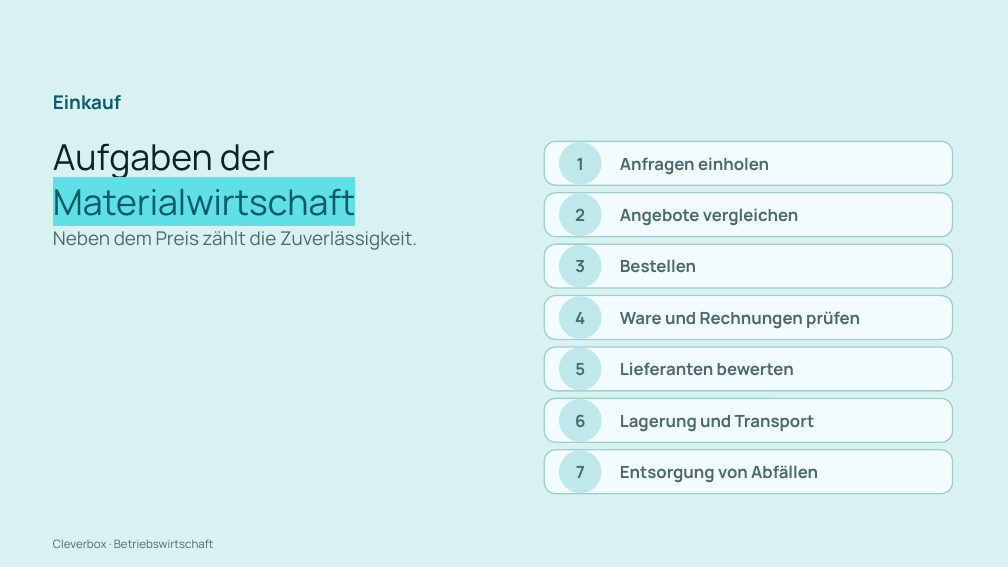
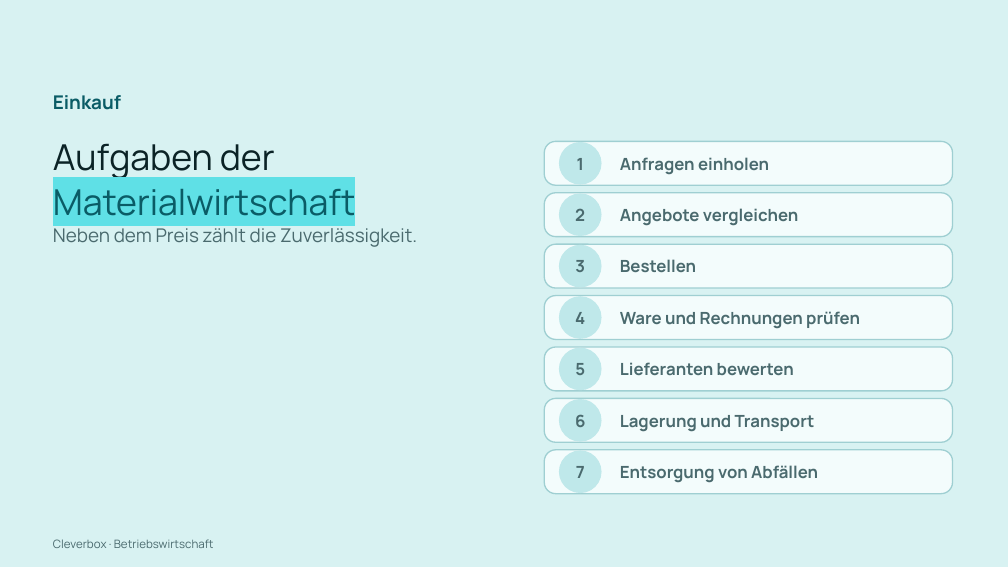
Before and after one commit to arminheske/claudecloud, a slide deck: slide 16 of videoslides/cleverbox-abwicklung-kauf-slides.pptx. Drawn at 1008x567 pixels with LibreOffice and Linux fonts; fonts in the diff are those of the drawing. Boxes give left, top, right and bottom in pixels: in the first picture for what was removed or moved away, otherwise in the second. Text is boxed around its words. In the diff, an @@ line names an element or a change of style, - is before the commit and + after.

```diff
--- a/videoslides/cleverbox-abwicklung-kauf-slides.pptx
+++ b/videoslides/cleverbox-abwicklung-kauf-slides.pptx
@@ text "Neben dem Preis zählt die ...": place and size @@
-text "Neben dem Preis zählt die ..." at [53,231,417,250]
+text "Neben dem Preis zählt die ..." at [53,225,417,247]
```
Also in this commit, not shown: 60 other slides changed, 1 other file.
